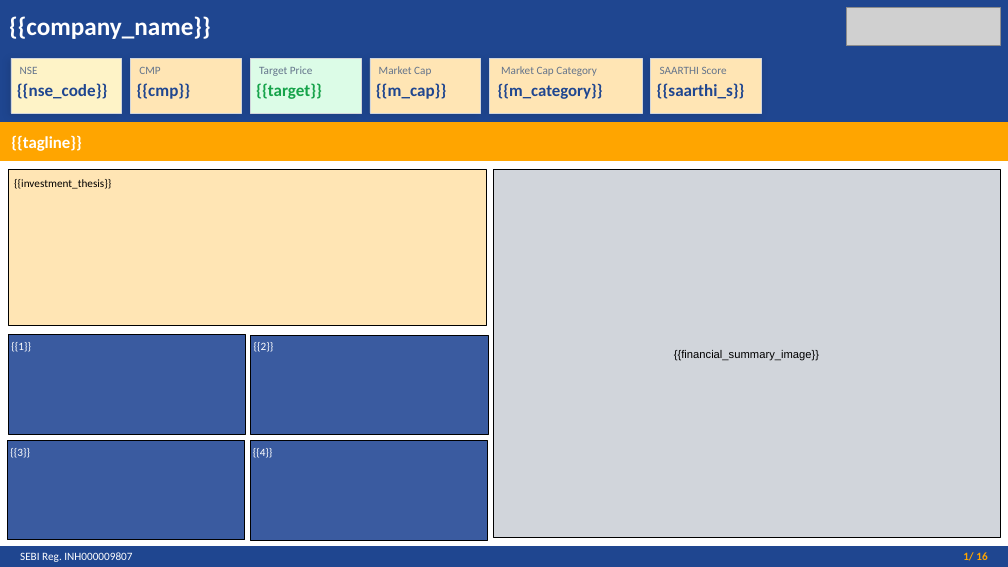
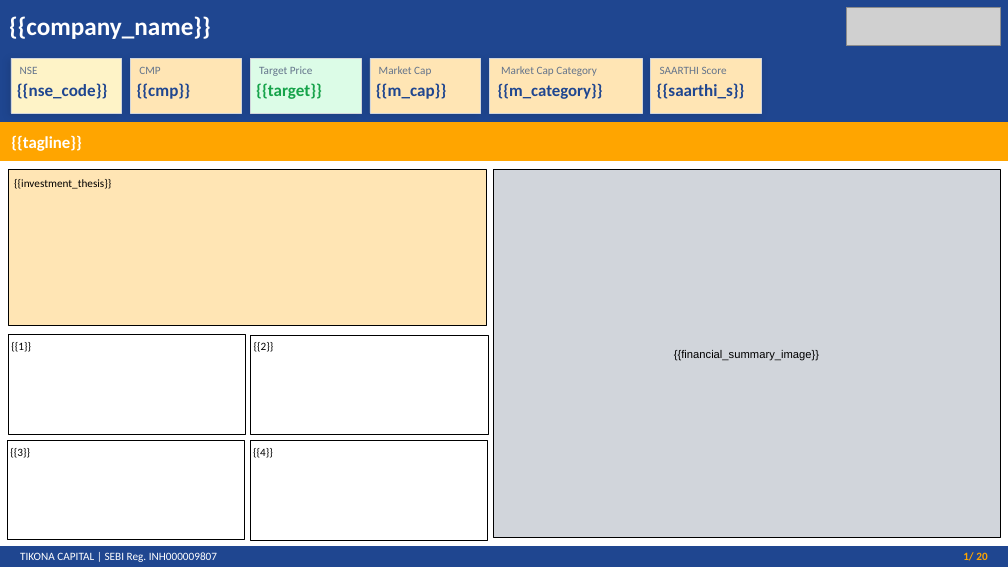
Before and after one commit to pratikgpt/tikona-research-os-2, a slide deck: slide 1 of master_template.pptx. Drawn at 1008x567 pixels with LibreOffice and Linux fonts; fonts in the diff are those of the drawing; grey boxes stand for pictures. Boxes give left, top, right and bottom in pixels: in the first picture for what was removed or moved away, otherwise in the second. Text is boxed around its words. In the diff, an @@ line names an element or a change of style, - is before the commit and + after.

```diff
--- a/master_template.pptx
+++ b/master_template.pptx
@@ text colour #FFFFFF to #000000 in 4 elements at (11, 342, 31, 352), (254, 342, 274, 352), (253, 448, 273, 458), (10, 448, 30, 458) @@
@@ fill #3A5BA0 to #FFFFFF in 4 elements at (8, 335, 245, 434), (251, 336, 488, 435), (8, 440, 245, 540), (250, 440, 487, 540) @@
@@ text at (20, 552, 217, 562): text changed @@
-SEBI Reg. INH000009807
+TIKONA CAPITAL | SEBI Reg. INH000009807
@@ text at (963, 552, 987, 561): text changed @@
-1/ 16
+1/ 20
```
Also in this commit, not shown: 18 other slides changed, 1 slide added, 1 slide removed, 3 other files.
